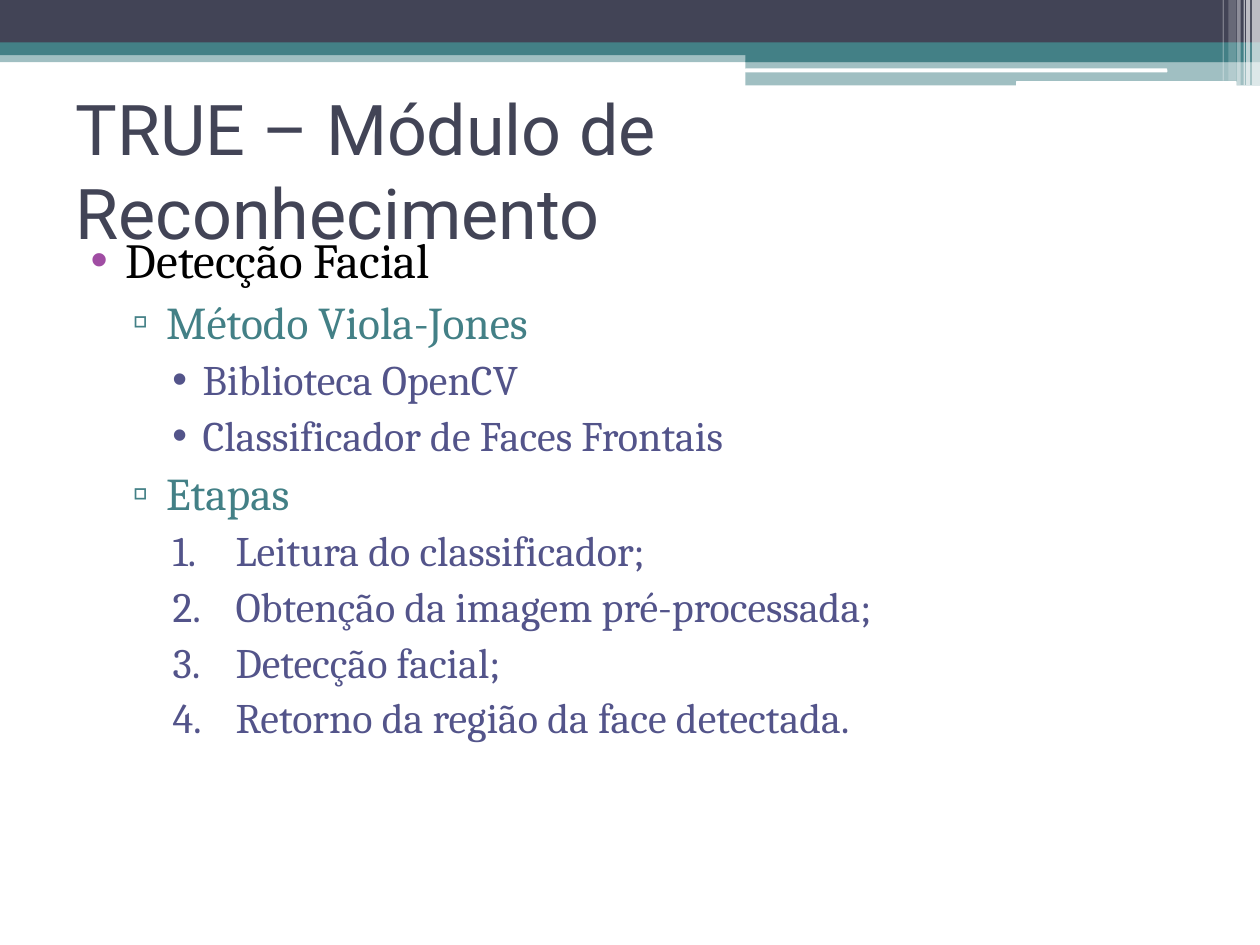
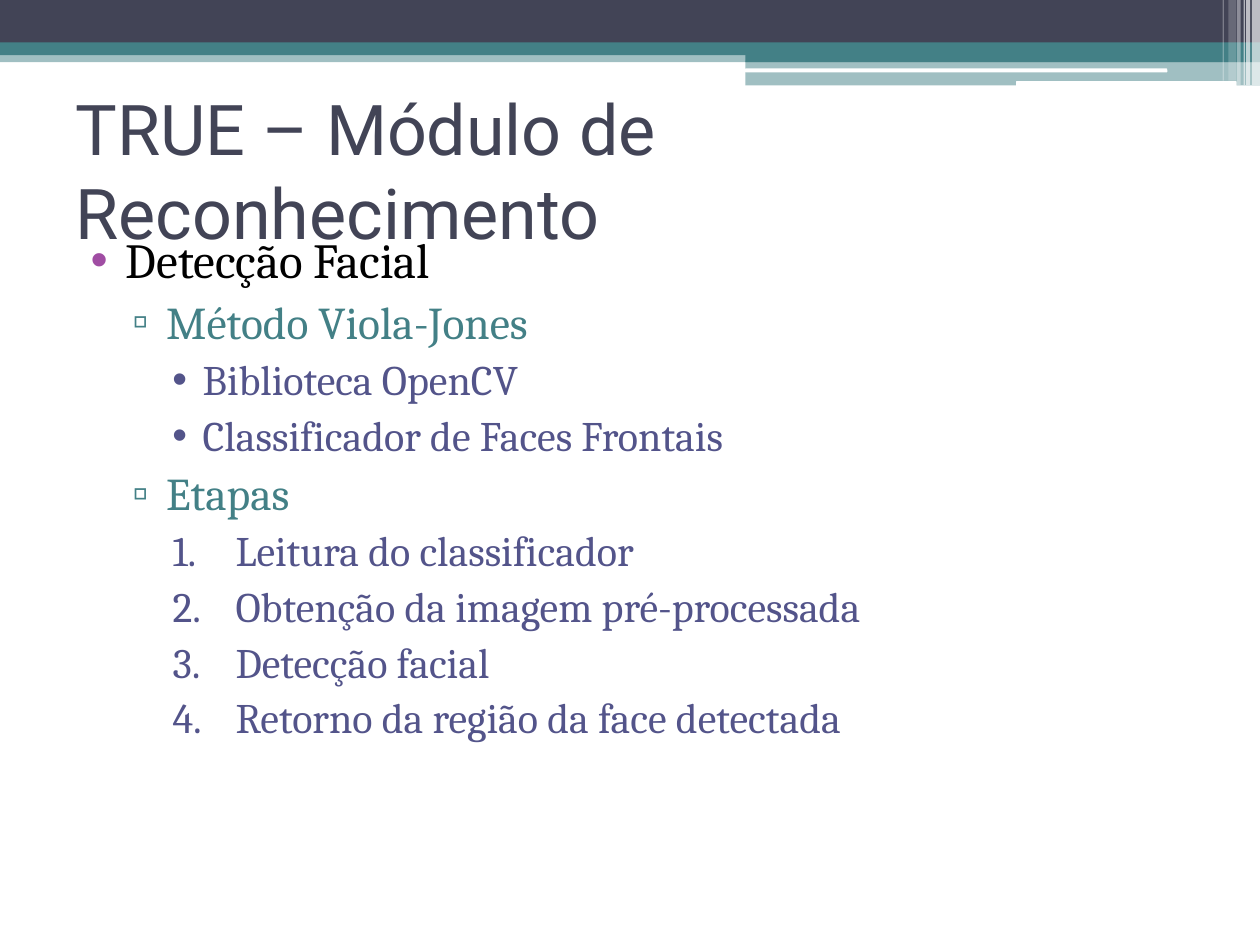
Before and after one commit to talesporto/Artigo-TRUE-SBCUP, a slide deck: slide 21 of apresentacao/ApresentacaoSBCUP.pptx (slide 26 before the commit). Drawn at 1260x945 pixels with LibreOffice and Linux fonts; fonts in the diff are those of the drawing. Boxes give left, top, right and bottom in pixels: in the first picture for what was removed or moved away, otherwise in the second. Text is boxed around its words. In the diff, an @@ line names an element or a change of style, - is before the commit and + after.

```diff
--- a/apresentacao/ApresentacaoSBCUP.pptx
+++ b/apresentacao/ApresentacaoSBCUP.pptx
@@ text at (x1=236, y1=536, x2=861, y2=742): text changed @@
-    1. Leitura do classificador;
-    2. Obtenção da imagem pré-processada;
-    3. Detecção facial;
-    4. Retorno da região da face detectada.
+    1. Leitura do classificador
+    2. Obtenção da imagem pré-processada
+    3. Detecção facial
+    4. Retorno da região da face detectada
```
Also in this commit, not shown: 14 other slides changed, 10 slides removed.
